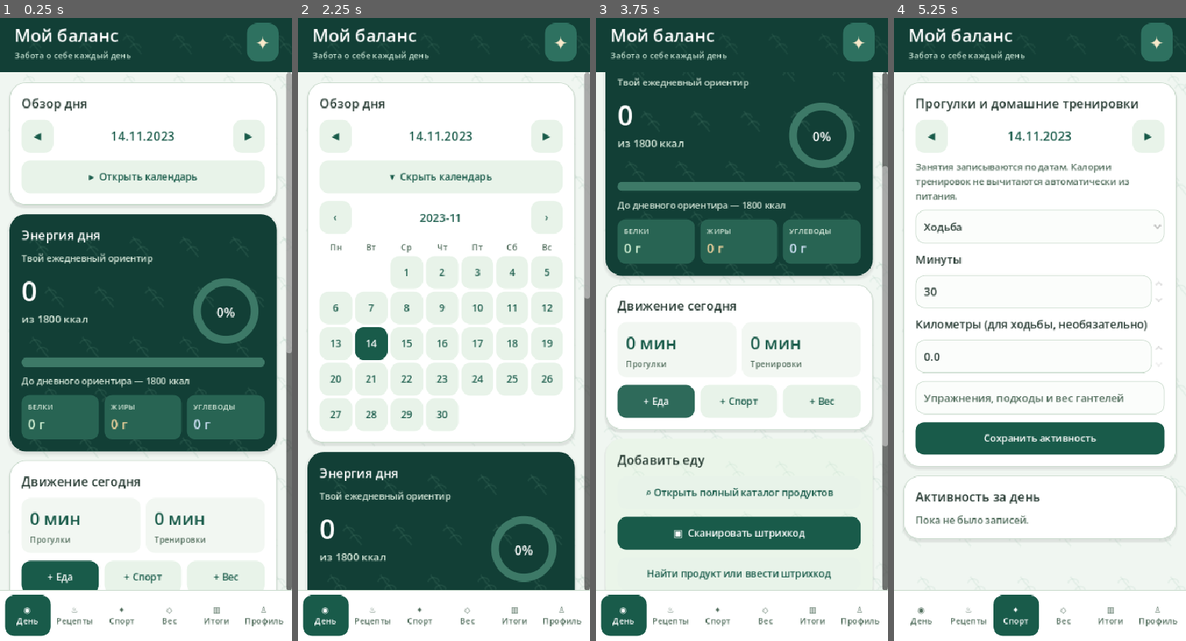
Above: before the commit, frames 1-4 (left to right).
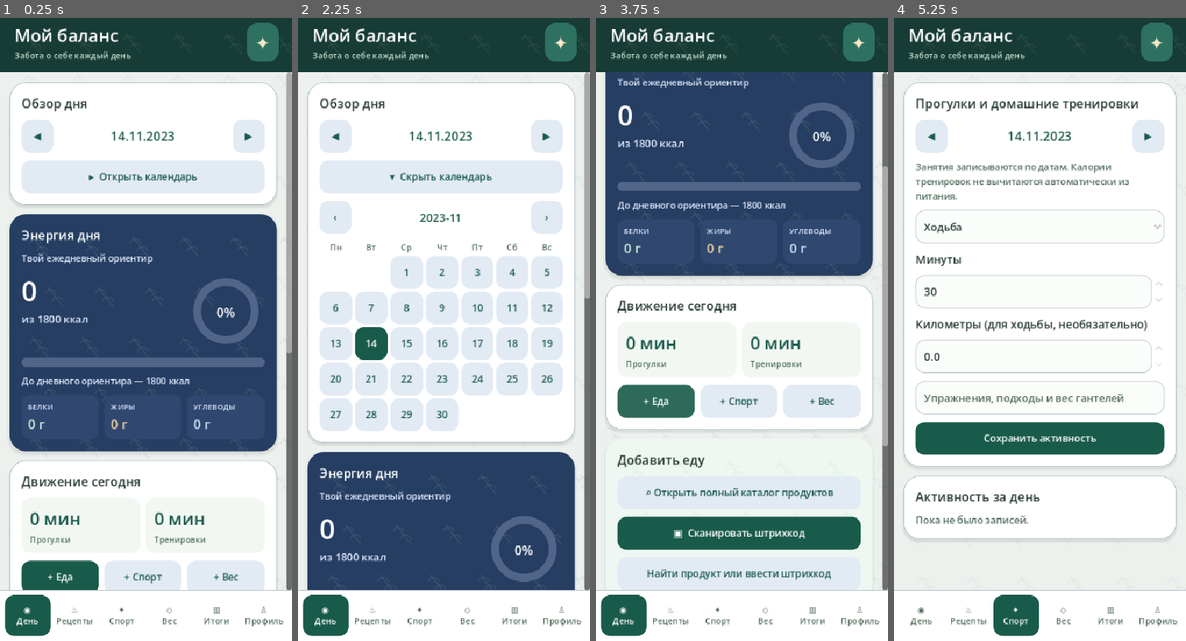
Above: after the commit, the same moments.

Repository: Domenklay/My_balance
Game: Godot game, scene res://main.tscn
Two runs of this game, one before a commit and one after it. Both use one fixed random seed, a clock stepped at 60 frames per second and the inputs below.
Inputs:
- Up to frame 1 (0.25 s): no input
- Up to frame 2 (2.25 s): click "◀" at 0.5 s; click "▶" at 1.25 s; click "▸ Открыть календарь" at 2 s
- Up to frame 3 (3.75 s): click "▾ Скрыть календарь" at 2.75 s; click "+ Еда" at 3.5 s
- Up to frame 4 (5.25 s): click "+ Еда" at 4.25 s; click "+ Спорт" at 5 s

The runs differ from the first frame. In frame 1, 34% of the frame differs, in the area x 3-95%, y 31-70%; in frame 2, 20%; in frame 3, 30%; in frame 4, less than 0.1%.

Commit message:
Introduce multicolor palette: blue calorie hero, lavender activity, coral amber and violet macros

Diff:
--- a/godot/src/appearance.gd
+++ b/godot/src/appearance.gd
@@ -58,12 +58,82 @@
     }
 }
 
+# A richer, themed color system: neutral surfaces, contrasting section cards,
+# and distinctly colored nutrition tiles. Kept separate from contrast settings.
+const COLOR_VARIANTS = {
+    "forest": {
+        "background":"#edf1ee", "surface":"#ffffff", "row":"#f2f3f7",
+        "header":"#173b35", "hero":"#263e62", "hero_muted":"#e0eaff",
+        "overview":"#fffaf0", "activity":"#e9effc", "tile":"#f2f5fc",
+        "tint":"#eef7f1", "secondary":"#e2eaf4", "border":"#bac6cc",
+        "chip":"#304770", "track":"#516589", "fill":"#ffd38a",
+        "nav_active":"#42628a", "activity_text":"#344a87",
+        "protein_bg":"#d9f0e5", "fat_bg":"#ffead0",
+        "carbs_bg":"#e5e1fc", "protein_text":"#225944",
+        "fat_text":"#77501e", "carbs_text":"#484180",
+        "accent":"#d48959", "pattern_color":"#88ad9f"
+    },
+    "mint": {
+        "background":"#eef4f6", "surface":"#ffffff", "row":"#f0f2fa",
+        "header":"#174b50", "hero":"#374e78", "hero_muted":"#e3edff",
+        "overview":"#fff8e9", "activity":"#ede9fa", "tile":"#f1eefa",
+        "tint":"#e5f6f0", "secondary":"#e1e8fb", "border":"#b8cbd2",
+        "chip":"#435985", "track":"#677a9b", "fill":"#ffd392",
+        "nav_active":"#65599b", "activity_text":"#564a8b",
+        "protein_bg":"#d9f3e8", "fat_bg":"#ffe5c9",
+        "carbs_bg":"#e0e5ff", "protein_text":"#20604f",
+        "fat_text":"#80511d", "carbs_text":"#414a8b",
+        "accent":"#cf7c64", "pattern_color":"#80a9b7"
+    },
+    "sand": {
+        "background":"#f3ece6", "surface":"#fffdf9", "row":"#f7f0f6",
+        "header":"#514054", "hero":"#694762", "hero_muted":"#fff0e9",
+        "overview":"#fffaed", "activity":"#f0e9fa", "tile":"#f9eff5",
+        "tint":"#f8e7d9", "secondary":"#efe0f2", "border":"#cdbabe",
+        "chip":"#785468", "track":"#a6788e", "fill":"#ffdc93",
+        "nav_active":"#885171", "activity_text":"#784d83",
+        "protein_bg":"#e2f2df", "fat_bg":"#ffe7c7",
+        "carbs_bg":"#e8def5", "protein_text":"#3e6034",
+        "fat_text":"#87501d", "carbs_text":"#624481",
+        "accent":"#b9765e", "pattern_color":"#b69ea5"
+    },
+    "dark": {
+        "background":"#11151f", "surface":"#222838", "row":"#293147",
+        "header":"#131a25", "hero":"#302b55", "hero_muted":"#e2dffc",
+        "overview":"#222d3d", "activity":"#2a283d", "tile":"#333349",
+        "tint":"#203a3d", "secondary":"#323951", "border":"#5c6880",
+        "chip":"#3d375f", "track":"#5b568a", "fill":"#ffc77a",
+        "nav_active":"#665eaa", "activity_text":"#d7b9ff",
+        "protein_bg":"#234c4c", "fat_bg":"#5d413c",
+        "carbs_bg":"#403e69", "protein_text":"#b1f4df",
+        "fat_text":"#ffdcac", "carbs_text":"#d3ccff",
+        "accent":"#f5a987", "pattern_color":"#797aaf",
+        "muted":"#c8d1e2", "head_muted":"#d5ddef",
+        "ink":"#f5f7ff", "input":"#293347",
+        "green":"#367c76", "text_accent":"#b8d8ff"
+    }
+}
+
+const COLOR_HIGH_ADJUSTMENTS = {
+    "forest": {"border":"#8e9eae", "background":"#e4ebeb", "activity":"#dce5f9", "nav_active":"#304f7d"},
+    "mint": {"border":"#889baa", "background":"#e3eeee", "activity":"#e5def5", "nav_active":"#51478e"},
+    "sand": {"border":"#ab969f", "background":"#eee2dc", "activity":"#e9def5", "nav_active":"#72405e"},
+    "dark": {"border":"#94a6c4", "background":"#0c111a", "overview":"#26354a", "activity":"#342e4c", "nav_active":"#7d6cce"}
+}
+
 static func palette(id: String, high_contrast: bool = false) -> Dictionary:
     var base: Dictionary = _base_palette(id)
     if high_contrast:
         var overrides: Dictionary = HIGH_OVERRIDES.get(id, HIGH_OVERRIDES["forest"])
         for key in overrides:
             base[key] = overrides[key]
+    var colors: Dictionary = COLOR_VARIANTS.get(id, COLOR_VARIANTS["forest"])
+    for key in colors:
+        base[key] = colors[key]
+    if high_contrast:
+        var contrast_colors: Dictionary = COLOR_HIGH_ADJUSTMENTS.get(id, COLOR_HIGH_ADJUSTMENTS["forest"])
+        for key in contrast_colors:
+            base[key] = contrast_colors[key]
     return base
 
 static func _base_palette(id: String) -> Dictionary:
